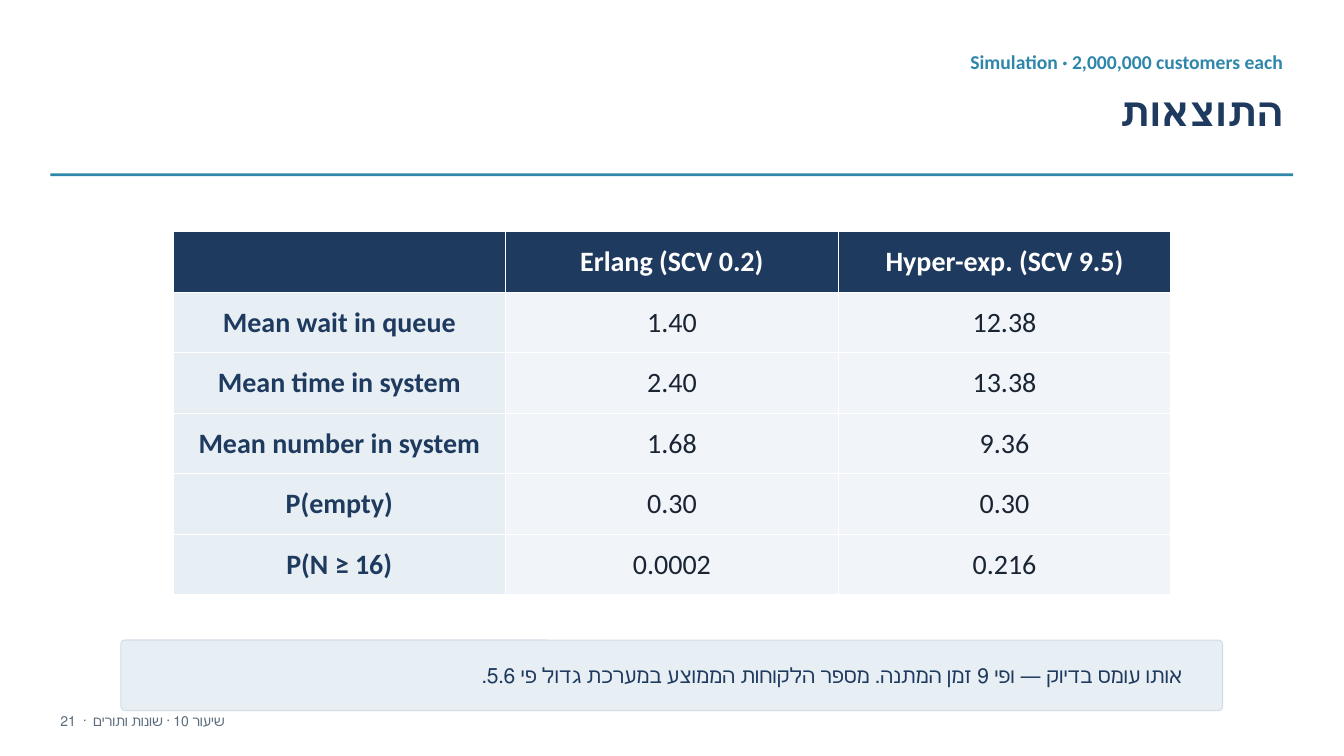
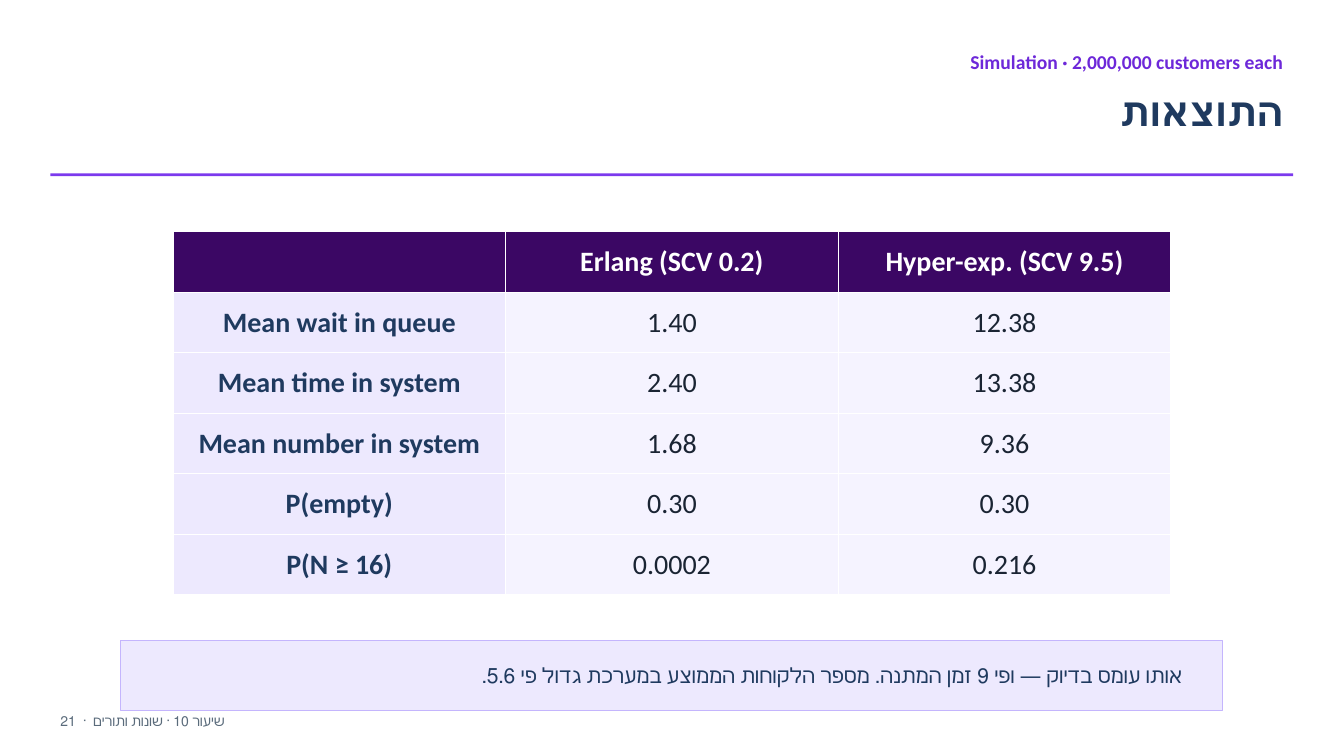
Before and after one commit to eliransher/sim_course, a slide deck: slide 22 of lectures/presentation/notebook_10_PH_SCV.pptx. Drawn at 1344x756 pixels with LibreOffice and Linux fonts; fonts in the diff are those of the drawing. Boxes give left, top, right and bottom in pixels: in the first picture for what was removed or moved away, otherwise in the second. Text is boxed around its words. In the diff, an @@ line names an element or a change of style, - is before the commit and + after.

```diff
--- a/lectures/presentation/notebook_10_PH_SCV.pptx
+++ b/lectures/presentation/notebook_10_PH_SCV.pptx
@@ text "Simulation · 2,000,000 customers each" at bbox=[970, 55, 1283, 72]: text colour #2E86AB to #6D28D9 @@
@@ rectangle at bbox=[50, 173, 1294, 176]: fill #2E86AB to #7C3AED @@
@@ table at bbox=[173, 232, 1172, 595] @@
@@ fill #1F3A5F to #3B0764 in row 1 @@
@@ fill #E7EEF4 to #EDE9FE in 5 cells @@
@@ fill #F1F5F9 to #F5F3FF in 10 cells @@
@@ rectangle at bbox=[121, 640, 1223, 711]: rounded rectangle to rectangle; fill #E7EEF4 to #EDE9FE; outline #D3DDE6 0.75 pt to #C4B5FD 0.75 pt @@
```
Also in this commit, not shown: 24 other slides changed, 3 other files.
